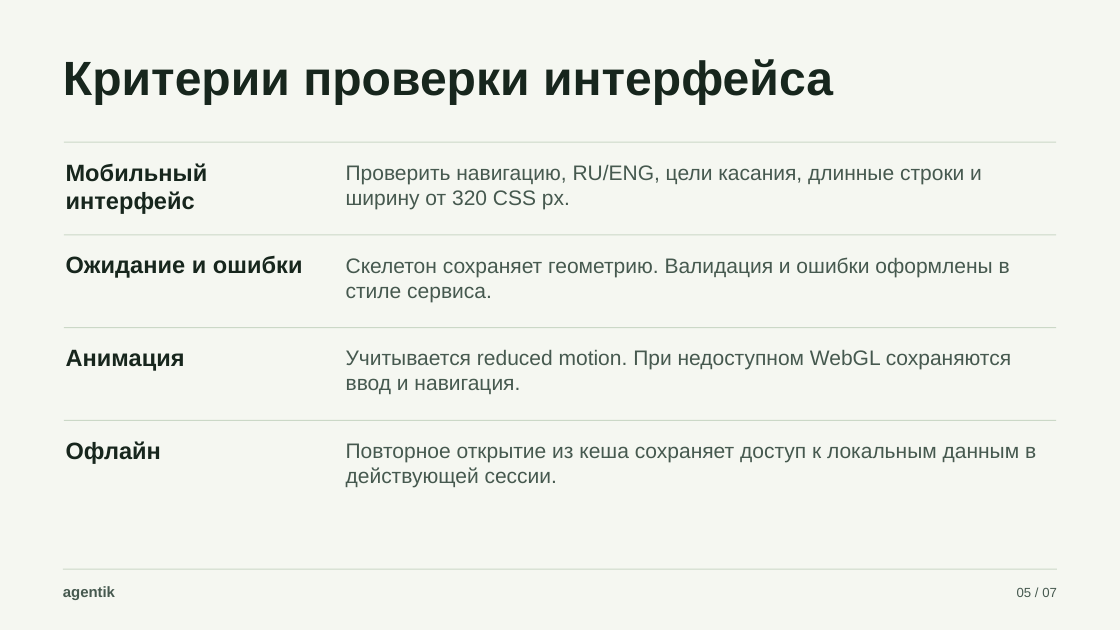
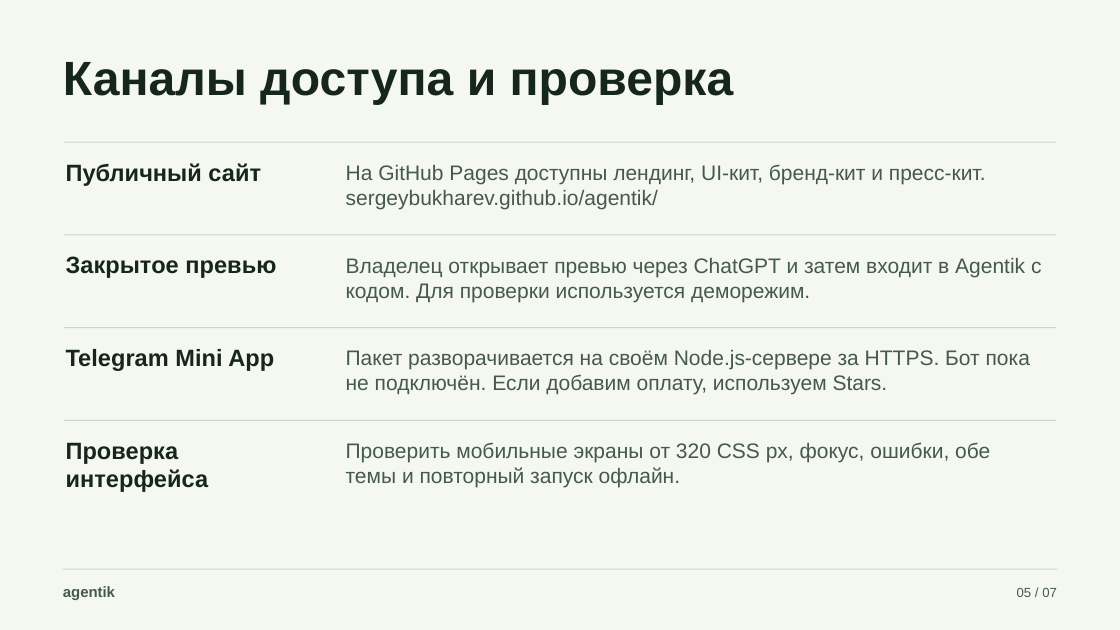
Before and after one commit to SergeyBukharev/agentik, a slide deck: slide 5 of docs/agentik-prd.pptx. Drawn at 1120x630 pixels with LibreOffice and Linux fonts; fonts in the diff are those of the drawing. Boxes give left, top, right and bottom in pixels: in the first picture for what was removed or moved away, otherwise in the second. Text is boxed around its words. In the diff, an @@ line names an element or a change of style, - is before the commit and + after.

Commit message:
Package Telegram Mini App and refresh Agentik project materials

```diff
--- a/docs/agentik-prd.pptx
+++ b/docs/agentik-prd.pptx
@@ text at [63, 62, 734, 105]: text changed @@
-Критерии проверки интерфейса
+Каналы доступа и проверка
@@ text at [66, 163, 261, 186]: text changed @@
-Мобильный интерфейс
+Публичный сайт
@@ text at [346, 164, 986, 209]: text changed @@
-Проверить навигацию, RU/ENG, цели касания, длинные строки и ширину от 320 CSS px.
+На GitHub Pages доступны лендинг, UI-кит, бренд-кит и пресс-кит. sergeybukharev.github.io/agentik/
@@ text at [66, 256, 276, 278]: text changed @@
-Ожидание и ошибки
+Закрытое превью
@@ text at [346, 258, 1041, 302]: text changed @@
-Скелетон сохраняет геометрию. Валидация и ошибки оформлены в стиле сервиса.
+Владелец открывает превью через ChatGPT и затем входит в Agentik с кодом. Для проверки используется деморежим.
@@ text at [66, 349, 274, 371]: text changed @@
-Анимация
+Telegram Mini App
@@ text at [346, 350, 1030, 395]: text changed @@
-Учитывается reduced motion. При недоступном WebGL сохраняются ввод и навигация.
+Пакет разворачивается на своём Node.js-сервере за HTTPS. Бот пока не подключён. Если добавим оплату, используем Stars.
@@ text at [66, 442, 209, 492]: text changed @@
-Офлайн
+Проверка интерфейса
@@ text at [346, 442, 990, 488]: text changed @@
-Повторное открытие из кеша сохраняет доступ к локальным данным в действующей сессии.
+Проверить мобильные экраны от 320 CSS px, фокус, ошибки, обе темы и повторный запуск офлайн.
```
Also in this commit, not shown: 4 other slides changed, 2 slides added, 2 slides removed, 50 other files.
